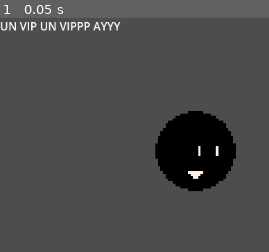
Above: before the commit, frame 1.
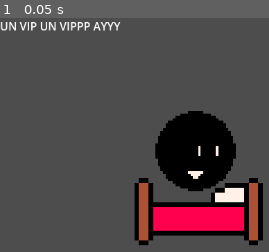
Above: after the commit, the same moment.

Repository: christian-buco/Brackeys_gamejam_2026_1
Game: Godot game, scene res://scenes/main.tscn
Same seed, same stepped clock (60 frames per second), same inputs: the game is played once before the commit and once after it.
Inputs:
- Up to frame 1 (0.05 s): no input

The runs differ from the first frame. In frame 1, 9.5% of the frame differs, in the area x 49-98%, y 68-98%.

Commit message:
Add bed png

Diff:
--- a/scenes/main.tscn
+++ b/scenes/main.tscn
@@ -1,9 +1,13 @@
 [gd_scene format=3 uid="uid://cfydhcnxkeus7"]
 
-[ext_resource type="Texture2D" uid="uid://bimewtxr1abty" path="res://Assets/player.png" id="1_o5qli"]
+[ext_resource type="Texture2D" uid="uid://bimewtxr1abty" path="res://assets/player.png" id="1_o5qli"]
+[ext_resource type="Texture2D" uid="uid://b5ok6c28l2feb" path="res://assets/bed.png" id="2_0wfyh"]
 
 [sub_resource type="CircleShape2D" id="CircleShape2D_o5qli"]
 radius = 56.0
+
+[sub_resource type="RectangleShape2D" id="RectangleShape2D_sugp2"]
+size = Vector2(182, 45)
 
 [node name="Main" type="Node2D" unique_id=1342932990]
 
@@ -22,3 +26,16 @@
 
 [node name="CollisionShape2D" type="CollisionShape2D" parent="CharacterBody2D" unique_id=1149852454]
 shape = SubResource("CircleShape2D_o5qli")
+
+[node name="StaticBody2D" type="StaticBody2D" parent="." unique_id=954778053]
+position = Vector2(184, 272)
+
+[node name="Sprite2D" type="Sprite2D" parent="StaticBody2D" unique_id=1178450328]
+position = Vector2(99, -13)
+scale = Vector2(6.875, 6.875)
+texture = ExtResource("2_0wfyh")
+
+[node name="CollisionShape2D" type="CollisionShape2D" parent="StaticBody2D" unique_id=1983316205]
+position = Vector2(102, 18.5)
+scale = Vector2(0.99999994, 0.99999994)
+shape = SubResource("RectangleShape2D_sugp2")
Binary file added: assets/bed.png
Not shown, changed: assets/bed.png.import
